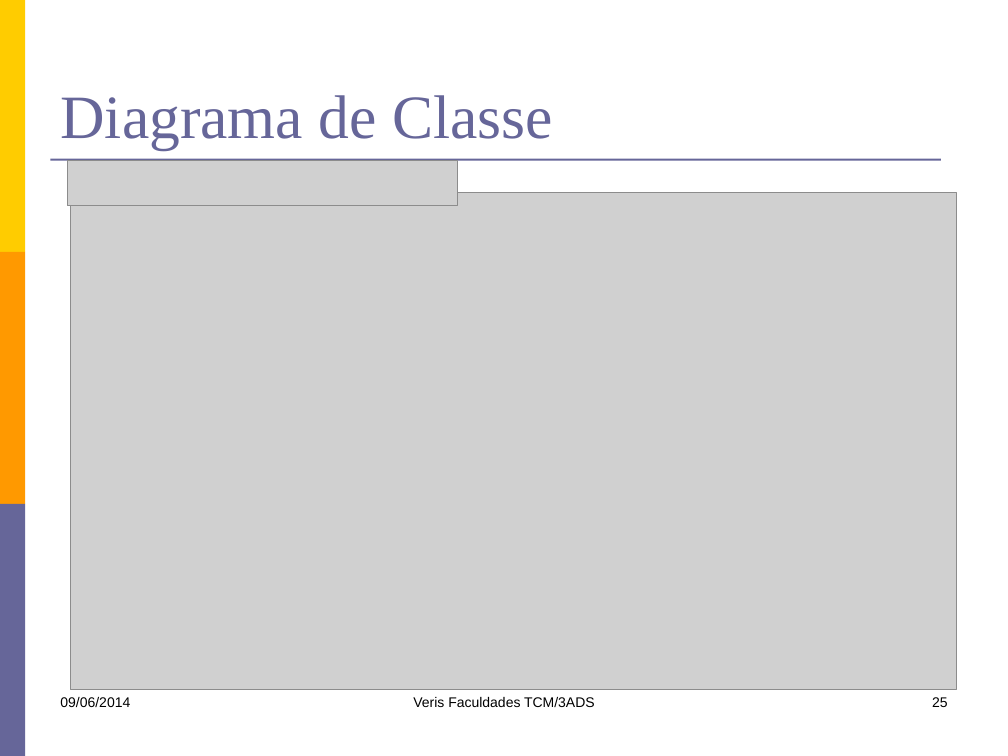
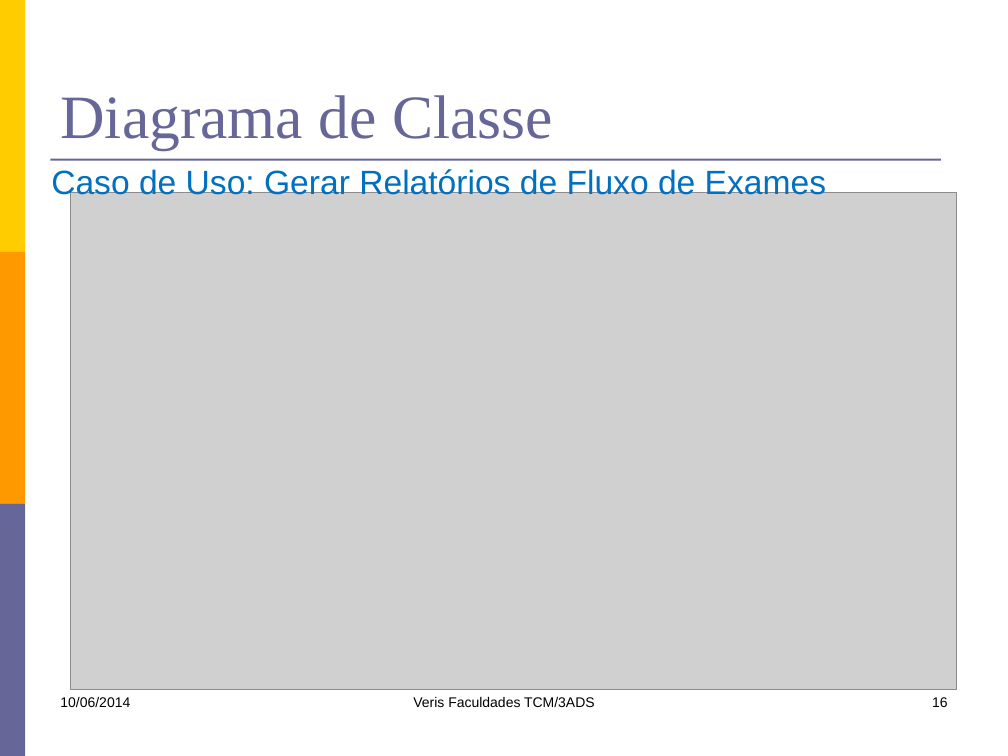
Before and after one commit to kokmz/TCCHUE, a slide deck: slide 16 of documentacao/G4_Apresentacao1sem2014.pptx (slide 25 before the commit). Drawn at 1008x756 pixels with LibreOffice and Linux fonts; fonts in the diff are those of the drawing; grey boxes stand for pictures. Boxes give left, top, right and bottom in pixels: in the first picture for what was removed or moved away, otherwise in the second. Text is boxed around its words. In the diff, an @@ line names an element or a change of style, - is before the commit and + after.

```diff
--- a/documentacao/G4_Apresentacao1sem2014.pptx
+++ b/documentacao/G4_Apresentacao1sem2014.pptx
@@ text added at (51, 167, 826, 201), 24 pt, text #0070C0 @@
+Caso de Uso: Gerar Relatórios de Fluxo de Exames
@@ picture removed at (68, 160, 458, 206) @@
@@ text at (60, 697, 130, 707): text changed @@
-09/06/2014
+10/06/2014
@@ page number at (932, 697, 948, 707): text changed @@
-25
+16
```
Also in this commit, not shown: 16 other slides changed, 16 slides removed.
